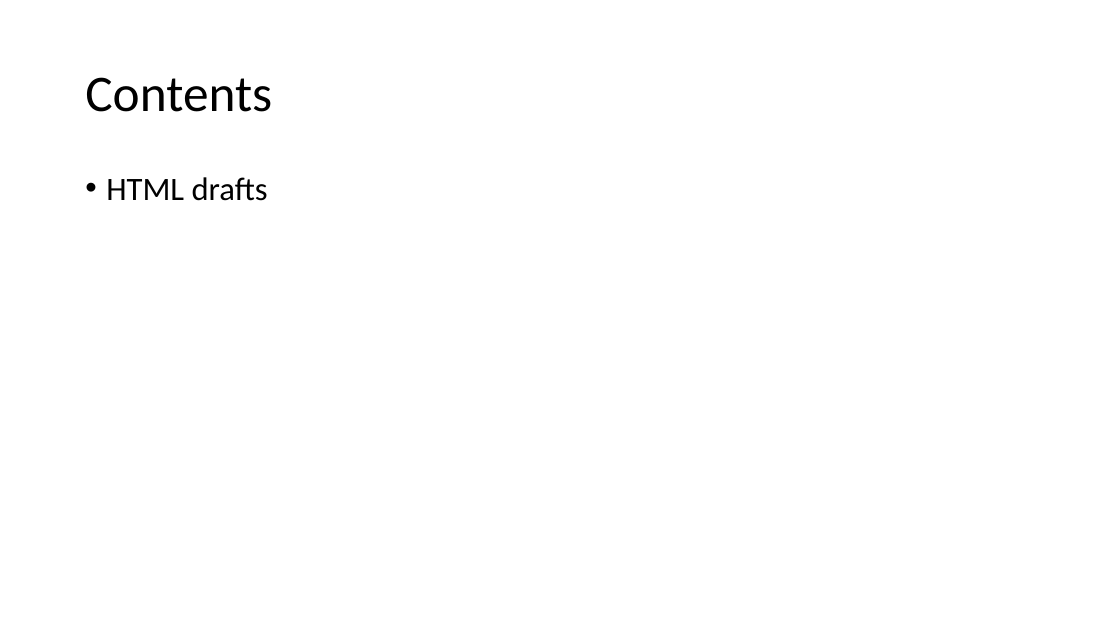
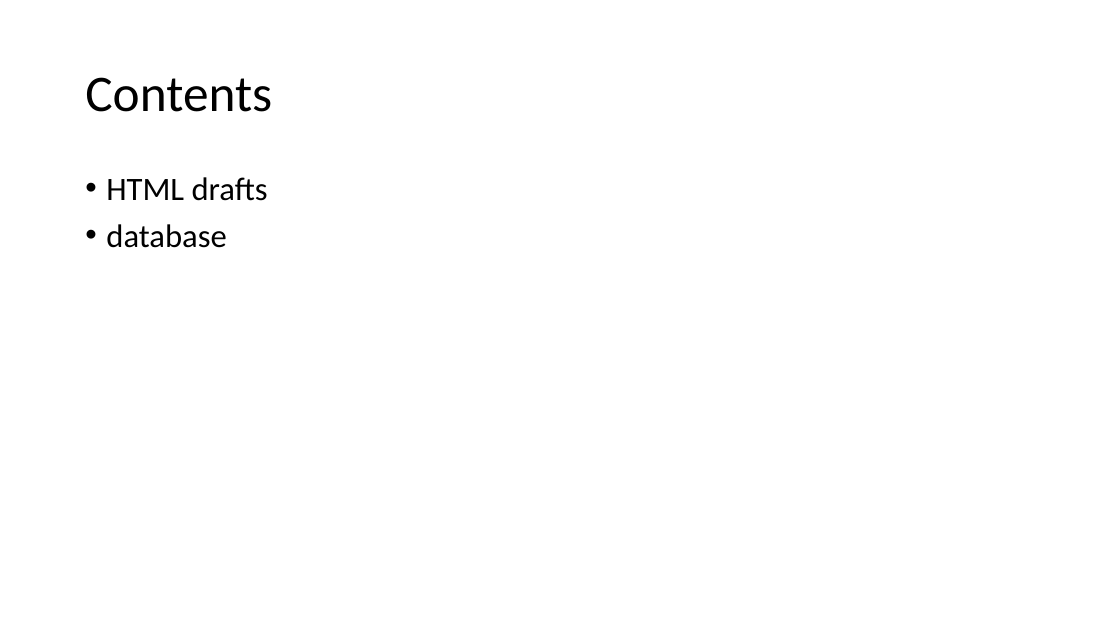
Before and after one commit to jkunnas58/dat250_netbank_fall_2020, a slide deck: slide 2 of Project_report_group_9.pptx. Drawn at 1120x630 pixels with LibreOffice and Linux fonts; fonts in the diff are those of the drawing. Boxes give left, top, right and bottom in pixels: in the first picture for what was removed or moved away, otherwise in the second. Text is boxed around its words. In the diff, an @@ line names an element or a change of style, - is before the commit and + after.

```diff
--- a/Project_report_group_9.pptx
+++ b/Project_report_group_9.pptx
@@ text at bbox=[106, 224, 226, 248]: paragraph added @@
+• database
```
Also in this commit, not shown: 1 slide added.
